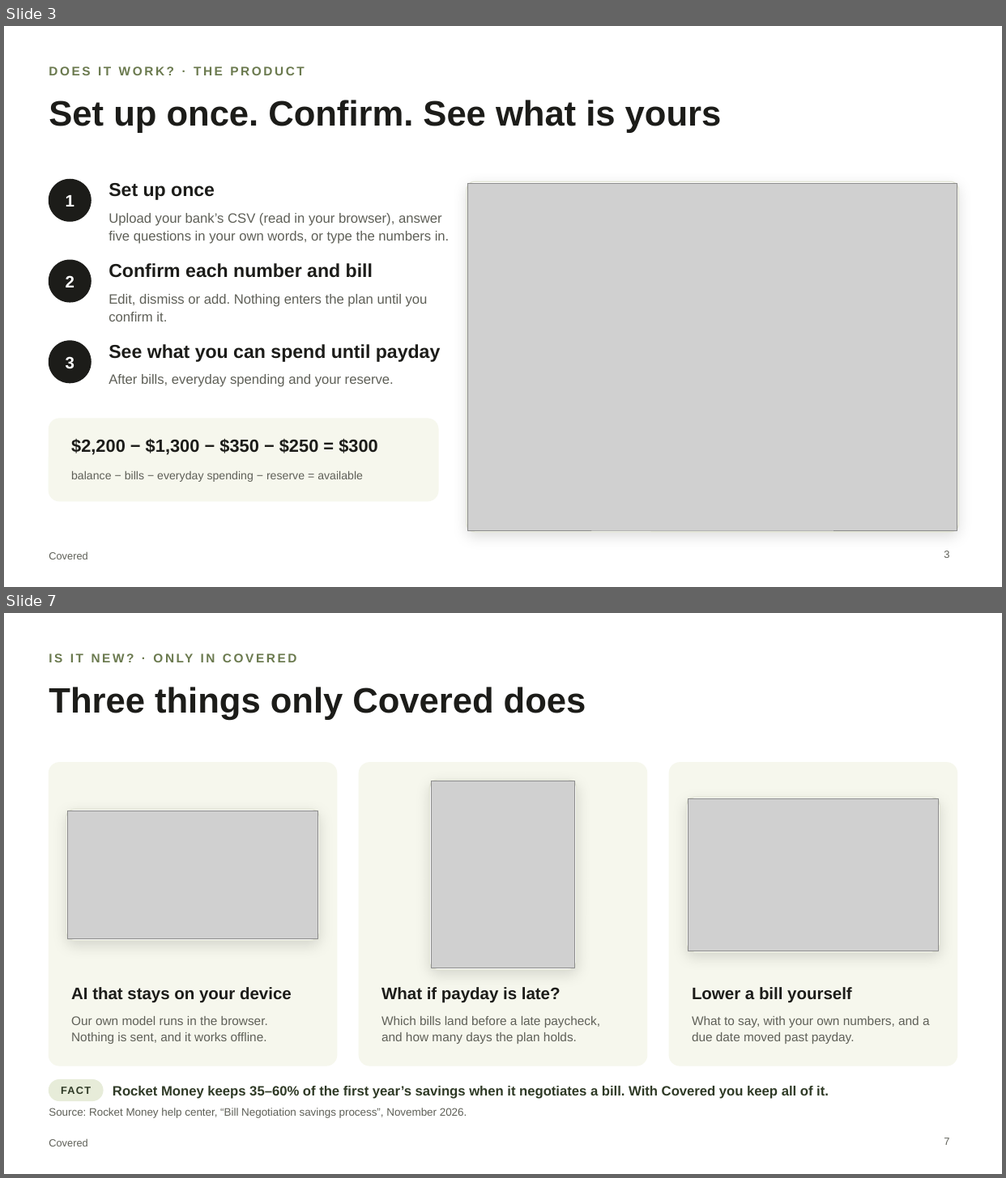
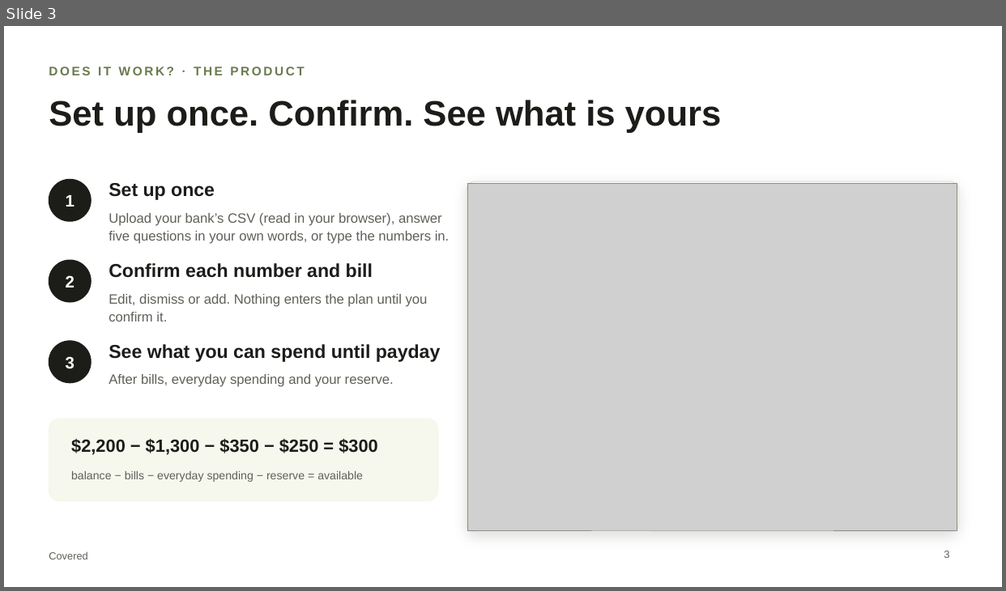
Before and after one commit to chinusoid/FractureTeam, a slide deck: pitch/covered-pitch.pptx. Shown one above the other, each under a label of ours: slides 3 and 7 before the commit, slide 3 after it; the slides between them are not shown. The pictures are 1006x1178 and 1006x591 pixels, drawn with LibreOffice and Linux fonts; fonts in the diff are those of the drawing; grey boxes stand for pictures. Boxes give left, top, right and bottom in pixels: in the first picture for what was removed or moved away, otherwise in the second. Text is boxed around its words. In the diff, an @@ line names an element or a change of style, - is before the commit and + after.

```diff
--- a/pitch/covered-pitch.pptx
+++ b/pitch/covered-pitch.pptx
@@ slide 7 removed at bbox=[4, 613, 1002, 1174], background #FFFFFF; not listed: 1 template element that a slide beside it also shows @@
@@ text removed at bbox=[49, 650, 648, 673] @@
-IS IT NEW? · ONLY IN COVERED
@@ title removed at bbox=[49, 687, 586, 720] @@
-Three things only Covered does
@@ rounded rectangle removed at bbox=[49, 763, 336, 1066] @@
@@ rounded rectangle removed at bbox=[359, 763, 646, 1066] @@
@@ rounded rectangle removed at bbox=[430, 780, 577, 970] @@
@@ picture removed at bbox=[432, 781, 575, 969] @@
@@ rounded rectangle removed at bbox=[670, 763, 957, 1066] @@
@@ rounded rectangle removed at bbox=[687, 797, 940, 952] @@
@@ picture removed at bbox=[688, 798, 938, 951] @@
@@ rounded rectangle removed at bbox=[66, 809, 319, 940] @@
@@ picture removed at bbox=[68, 811, 317, 939] @@
@@ text removed at bbox=[71, 987, 292, 1003] @@
-AI that stays on your device
@@ text removed at bbox=[381, 987, 560, 1003] @@
-What if payday is late?
@@ text removed at bbox=[692, 987, 852, 1003] @@
-Lower a bill yourself
@@ text removed at bbox=[71, 1016, 268, 1044] @@
-Our own model runs in the browser. Nothing is sent, and it works offline.
@@ text removed at bbox=[381, 1016, 600, 1044] @@
-Which bills land before a late paycheck, and how many days the plan holds.
@@ text removed at bbox=[692, 1016, 930, 1044] @@
-What to say, with your own numbers, and a due date moved past payday.
@@ rounded rectangle removed at bbox=[49, 1080, 103, 1101] @@
@@ text removed at bbox=[61, 1087, 91, 1094] @@
-FACT
@@ text removed at bbox=[113, 1086, 829, 1099] @@
-Rocket Money keeps 35–60% of the first year’s savings when it negotiates a bill. With Covered you keep all of it.
@@ text removed at bbox=[49, 1108, 467, 1118] @@
-Source: Rocket Money help center, “Bill Negotiation savings process”, November 2026.
@@ page number removed at bbox=[944, 1138, 949, 1145] @@
-7
```
Also in this commit, not shown: 7 slides changed, 1 slide added, 4 other files.
